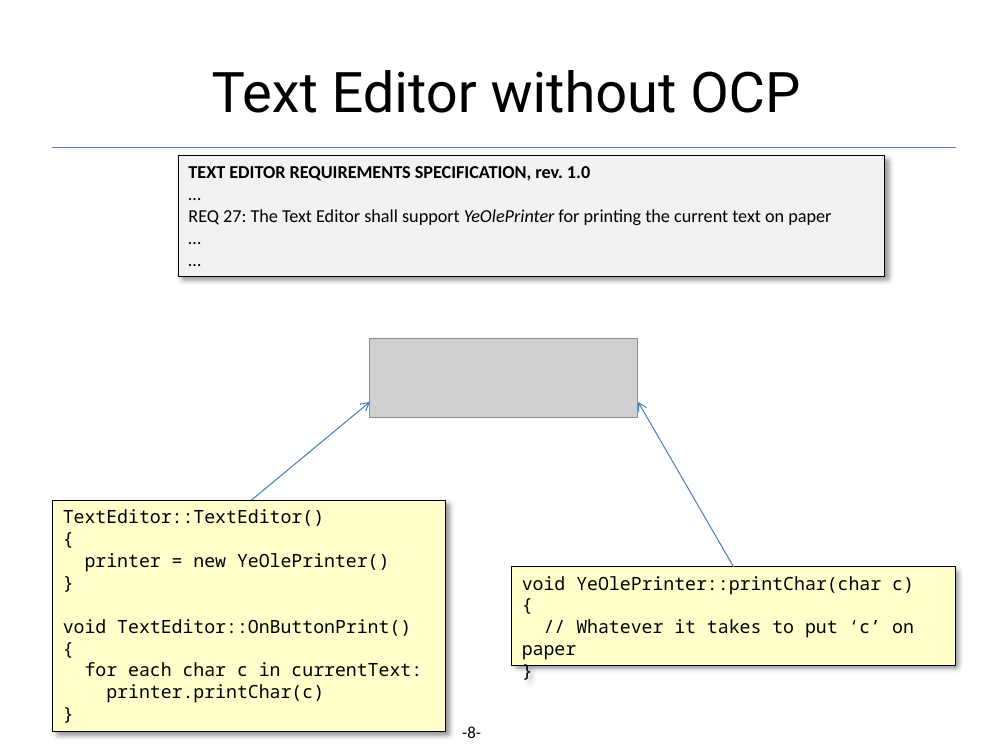
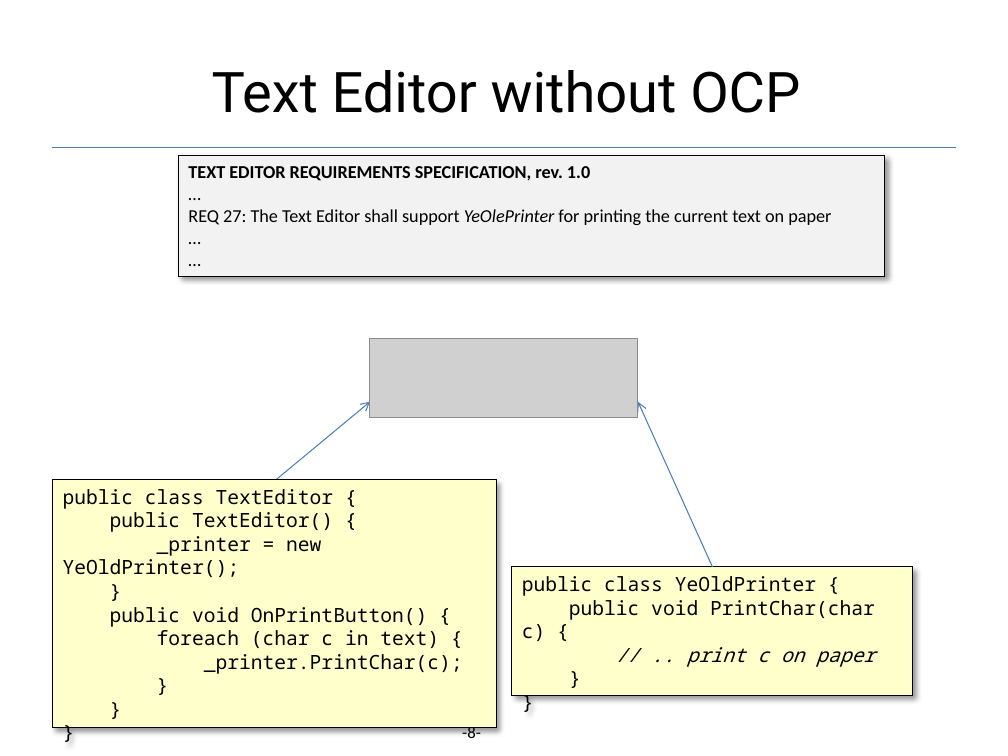
Before and after one commit to codesmurf/st3its3_teaching, a slide deck: slide 8 of 02 Strategy/OCP.pptx. Drawn at 1008x756 pixels with LibreOffice and Linux fonts; fonts in the diff are those of the drawing; grey boxes stand for pictures; background and template pictures are left out. Boxes give left, top, right and bottom in pixels: in the first picture for what was removed or moved away, otherwise in the second. Text is boxed around its words. In the diff, an @@ line names an element or a change of style, - is before the commit and + after.

```diff
--- a/02 Strategy/OCP.pptx
+++ b/02 Strategy/OCP.pptx
@@ arrow moved from (734, 566) - (638, 402) to (713, 566) - (638, 402) @@
@@ rectangle "public class TextEditor { public ...": place and size @@
-rectangle "public class TextEditor { public ..." at <box>52,501,446,732</box>
+rectangle "public class TextEditor { public ..." at <box>52,480,496,728</box>
@@ text in rectangle at <box>63,489,463,674</box>: text changed; size 13 to 14 pt @@
-TextEditor::TextEditor()
-{
-printer = new YeOlePrinter()
-}
-void TextEditor::OnButtonPrint()
-{
-for each char c in currentText:
-printer.printChar(c)
-}
+public class TextEditor {
+public TextEditor() {
+_printer = new YeOldPrinter();
+}
+public void OnPrintButton() {
+foreach (char c in text) {
+_printer.PrintChar(c);
+}
+}
+}
@@ rectangle "public class YeOldPrinter { public ...": place and size @@
-rectangle "public class YeOldPrinter { public ..." at <box>512,566,956,665</box>
+rectangle "public class YeOldPrinter { public ..." at <box>512,566,913,696</box>
@@ text in rectangle at <box>522,576,875,667</box>: text changed; size 13 to 14 pt @@
-void YeOlePrinter::printChar(char c)
-{
-// Whatever it takes to put ‘c’ on paper
-}
+public class YeOldPrinter {
+public void PrintChar(char c) {
+// .. print c on paper
+}
+}
```
Also in this commit, not shown: 3 other slides changed, 3 other files.
